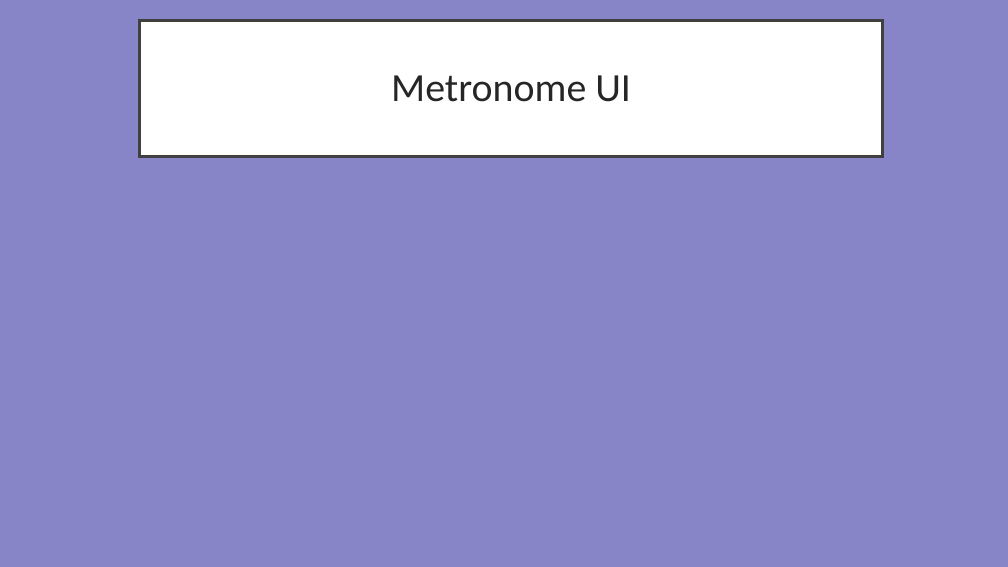
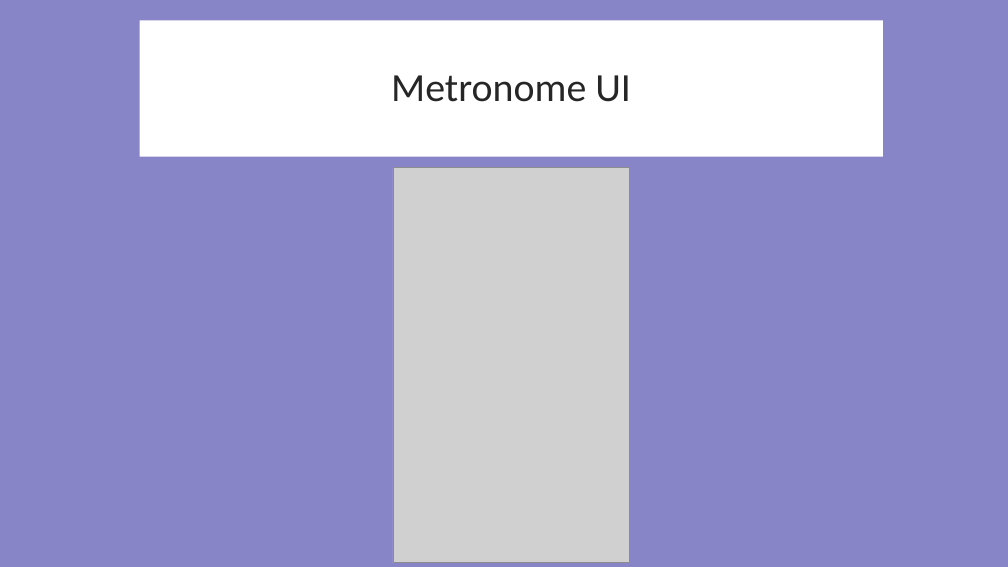
Before and after one commit to Thatawesomeguy4/FiddlePracticeAppCPSC4910, a slide deck: slide 11 of Fid'Lin Final Presentation1.1.ppt (slide 10 before the commit). Drawn at 1008x567 pixels with LibreOffice and Linux fonts; fonts in the diff are those of the drawing; grey boxes stand for pictures. Boxes give left, top, right and bottom in pixels: in the first picture for what was removed or moved away, otherwise in the second. Text is boxed around its words. In the diff, an @@ line names an element or a change of style, - is before the commit and + after.

```diff
--- a/Fid'Lin Final Presentation1.1.ppt
+++ b/Fid'Lin Final Presentation1.1.ppt
@@ title "Metronome UI" at (140,20,883,156): outline #404040 3 pt to none @@
@@ picture added at (393,168,629,563) @@
```
Also in this commit, not shown: 9 other slides changed, 2 slides added, 1 slide removed.
